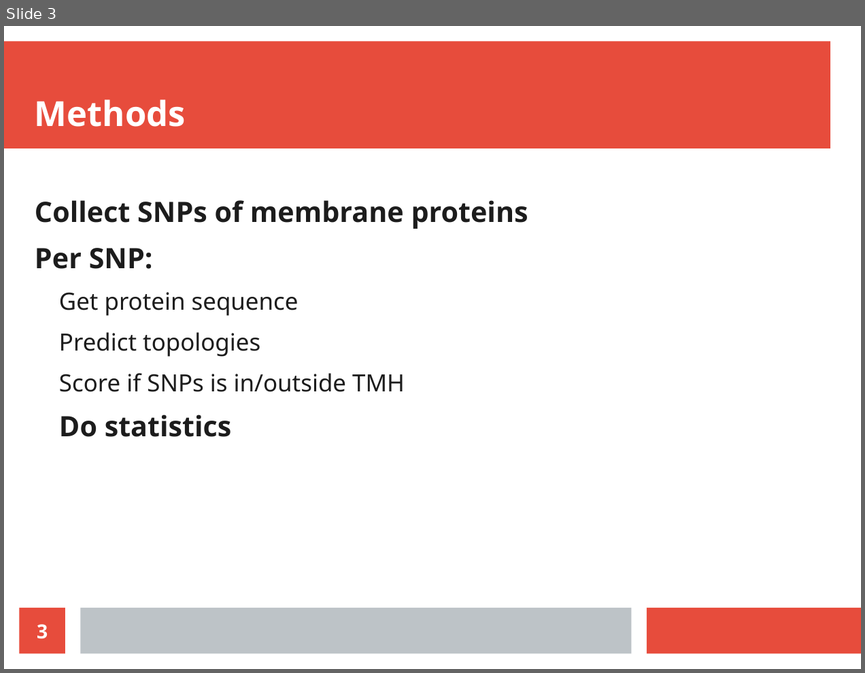
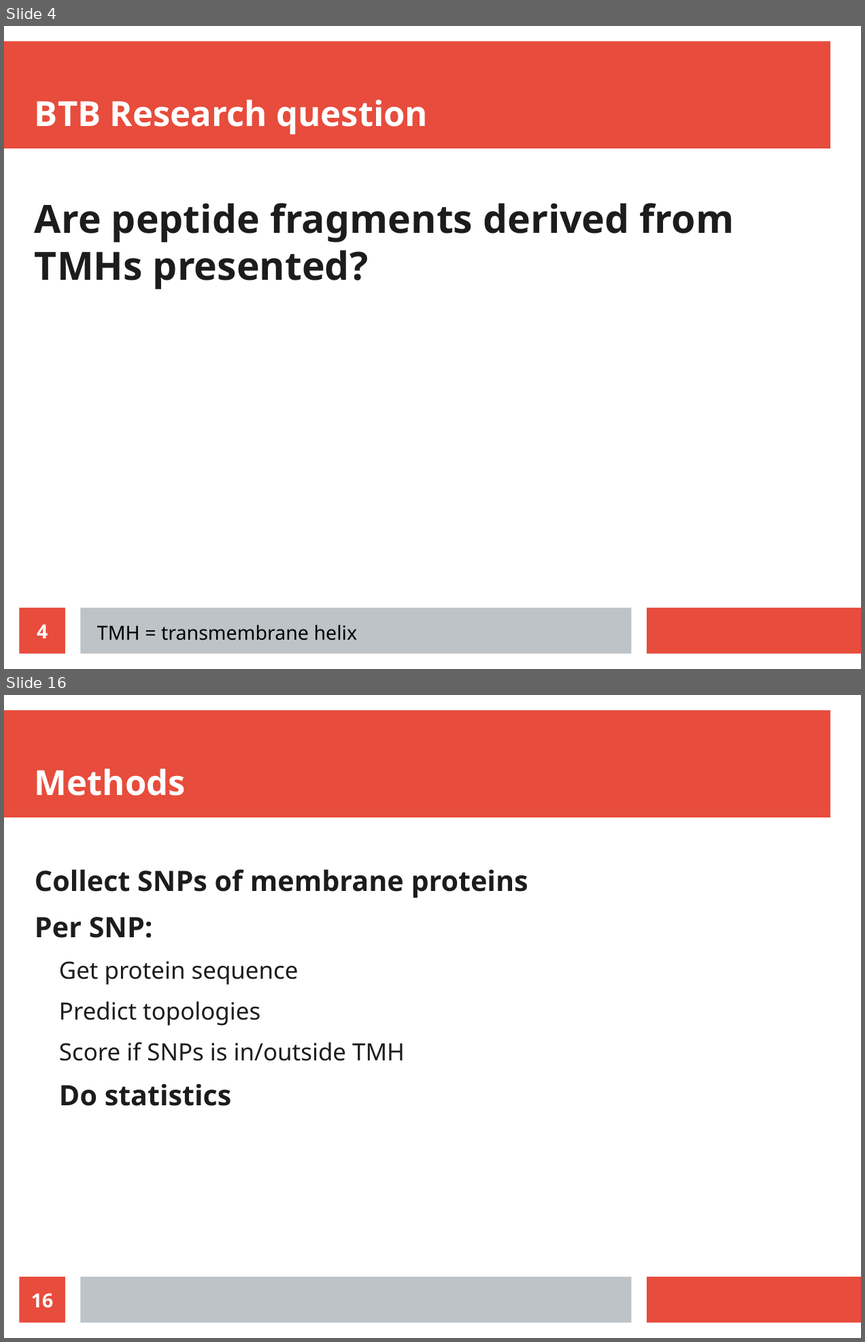
Before and after one commit to richelbilderbeek/molimm_presentation_20210111, a slide deck: molimm_presentation_20210111.odp. Shown one above the other, each under a label of ours: slide 3 before the commit, slides 4 and 16 after it; the slides between them are not shown. The pictures are 865x673 and 865x1342 pixels, drawn with LibreOffice and Linux fonts; fonts in the diff are those of the drawing. Boxes give left, top, right and bottom in pixels: in the first picture for what was removed or moved away, otherwise in the second. Text is boxed around its words. In the diff, an @@ line names an element or a change of style, - is before the commit and + after.

```diff
--- a/molimm_presentation_20210111.odp
+++ b/molimm_presentation_20210111.odp
@@ slide 4 added at (4, 26, 861, 669), background #FFFFFF; not listed: 3 template elements that a slide beside it also shows @@
@@ title added at (35, 99, 428, 134), 32 pt, text #FFFFFF, bold @@
+BTB Research question
@@ text added at (35, 203, 734, 289), 36 pt, text #1C1C1C, bold @@
+Are peptide fragments derived from TMHs presented?
@@ page number added at (20, 607, 65, 654), fill #E74C3C, 18 pt, text #FFFFFF, bold @@
+4
@@ text added at (97, 624, 358, 640), 18 pt, text #000000 @@
+TMH = transmembrane helix
@@ what was slide 3 is now slide 16 @@
@@ page number at (31, 1293, 54, 1308): text changed @@
-3
+16
```
Also in this commit, not shown: 3 slides changed, 20 other slides added, 4 slides removed, 12 other files.
